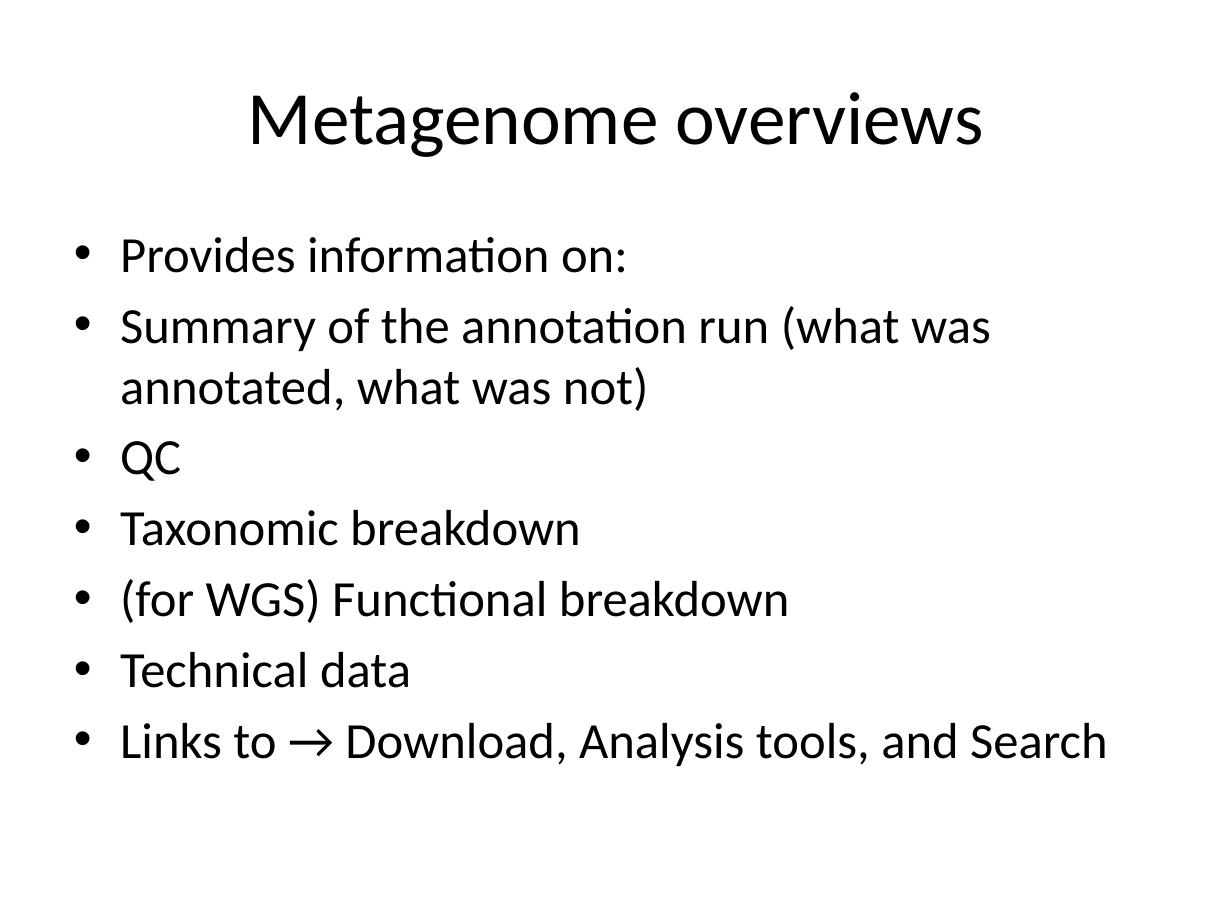
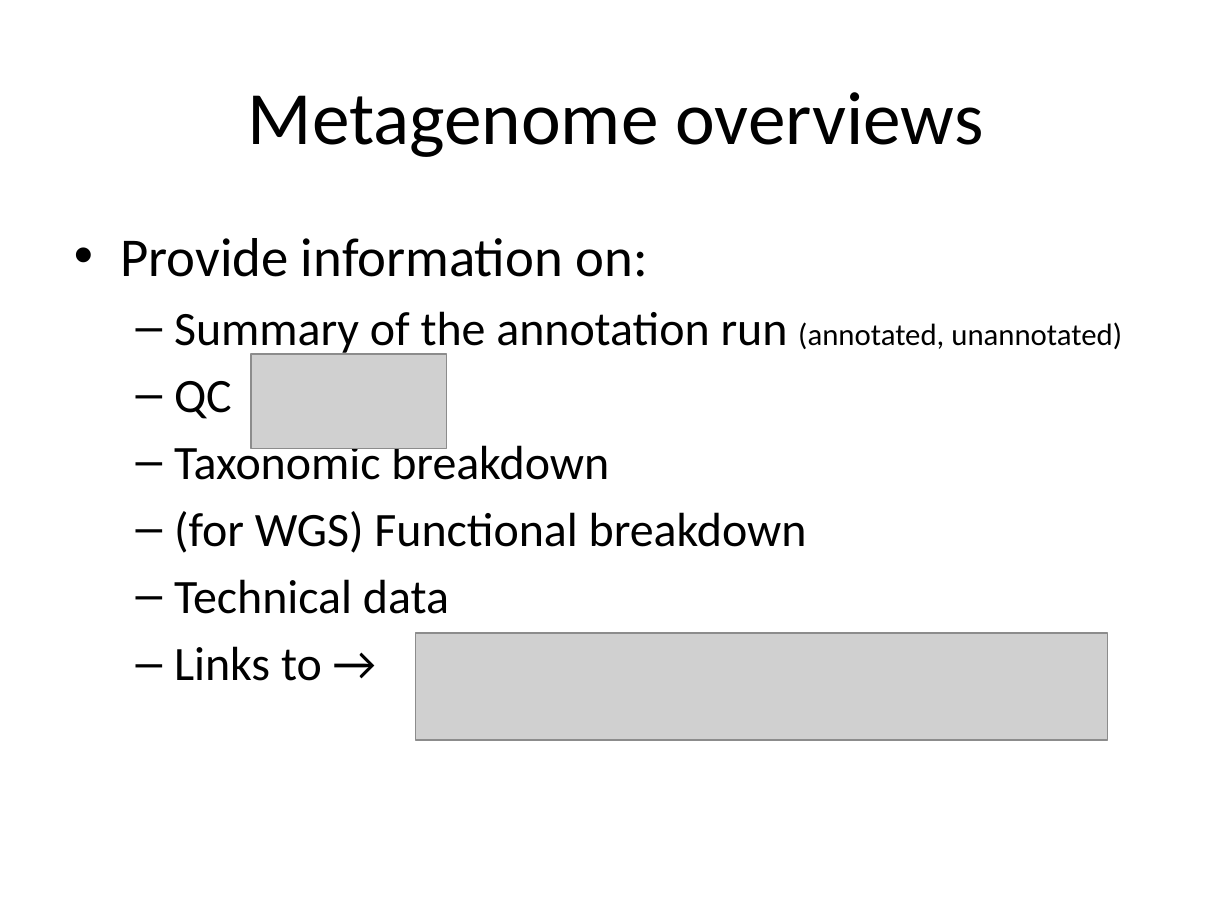
Before and after one commit to LuffyLuffy/MG-RAST-Tutorials, a slide deck: slide 28 of ui/MG-RAST_Class_v3.6.1.pptx (slide 27 before the commit). Drawn at 1232x924 pixels with LibreOffice and Linux fonts; fonts in the diff are those of the drawing; grey boxes stand for pictures. Boxes give left, top, right and bottom in pixels: in the first picture for what was removed or moved away, otherwise in the second. Text is boxed around its words. In the diff, an @@ line names an element or a change of style, - is before the commit and + after.

```diff
--- a/ui/MG-RAST_Class_v3.6.1.pptx
+++ b/ui/MG-RAST_Class_v3.6.1.pptx
@@ text at (120, 238, 1122, 356): text changed; size 29.6 to 28 pt @@
-• Provides information on:
-• Summary of the annotation run (what was annotated, what was not)
+• Provide information on:
+  – Summary of the annotation run (annotated, unannotated)
@@ picture added at (251, 354, 447, 447) @@
@@ text at (174, 381, 807, 614): size 29.6 to 28 pt in "QC", "Taxonomic breakdown", "(for WGS) Functional breakdown", "Technical data"; bullet • to –; list level 1 to 2 in "QC"; list level 1 to 2 in "Taxonomic breakdown"; list level 1 to 2 in "(for WGS) Functional breakdown"; list level 1 to 2 in "Technical data" @@
@@ text at (174, 646, 322, 681): text changed; size 29.6 to 28 pt @@
-• Links to → Download, Analysis tools, and Search
+  – Links to →
@@ picture added at (415, 633, 1106, 740) @@
```
Also in this commit, not shown: 13 other slides changed, 8 slides added, 2 slides removed.
